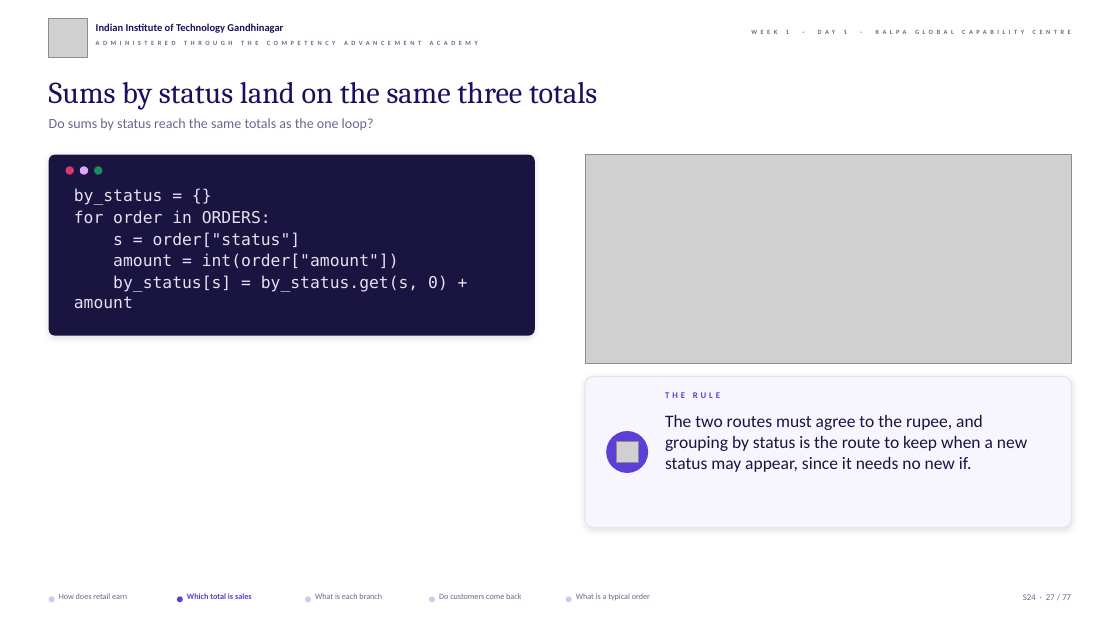
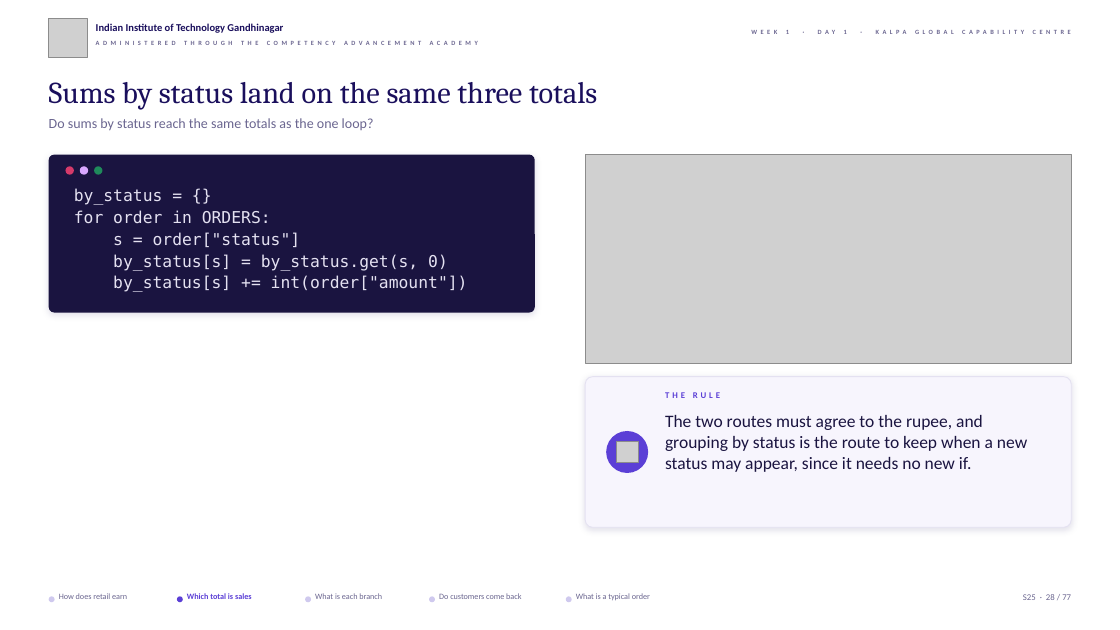
Before and after one commit to fde-academy-lab/c2-content-factory, a slide deck: slide 28 of content/W01/D1/slides/C2_W01_D01_half1_STUDENT.pptx (slide 27 before the commit). Drawn at 1120x630 pixels with LibreOffice and Linux fonts; fonts in the diff are those of the drawing; grey boxes stand for pictures; background and template pictures are left out. Boxes give left, top, right and bottom in pixels: in the first picture for what was removed or moved away, otherwise in the second. Text is boxed around its words. In the diff, an @@ line names an element or a change of style, - is before the commit and + after.

```diff
--- a/content/W01/D1/slides/C2_W01_D01_half1_STUDENT.pptx
+++ b/content/W01/D1/slides/C2_W01_D01_half1_STUDENT.pptx
@@ rounded rectangle resized from (x1=49, y1=155, x2=535, y2=336) to (x1=49, y1=155, x2=535, y2=313) @@
@@ text at (x1=113, y1=254, x2=468, y2=292): text changed @@
-amount = int(order["amount"])
-by_status[s] = by_status.get(s, 0) + amount
+by_status[s] = by_status.get(s, 0)
+by_status[s] += int(order["amount"])
```
Also in this commit, not shown: 52 other slides changed, 4 other files.
